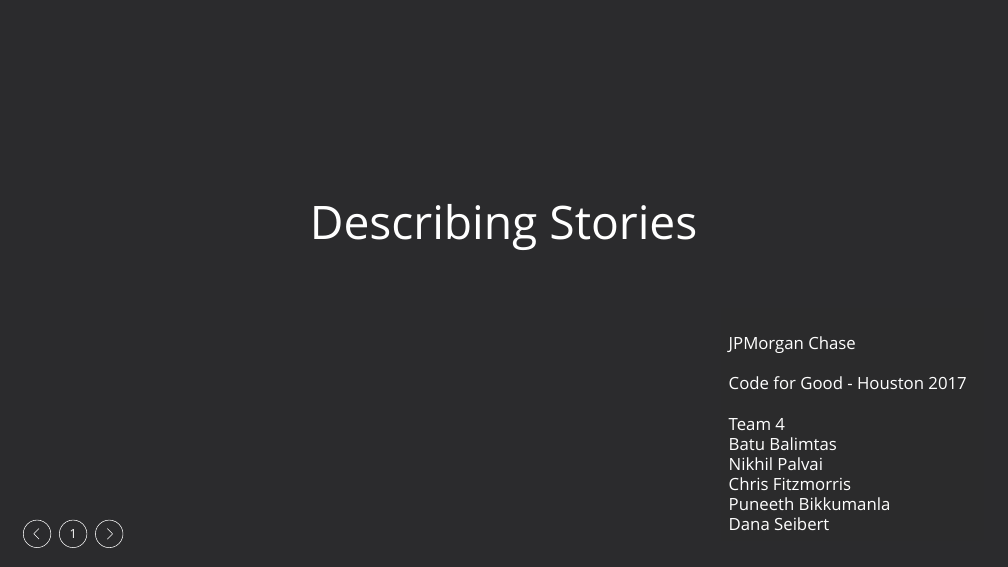
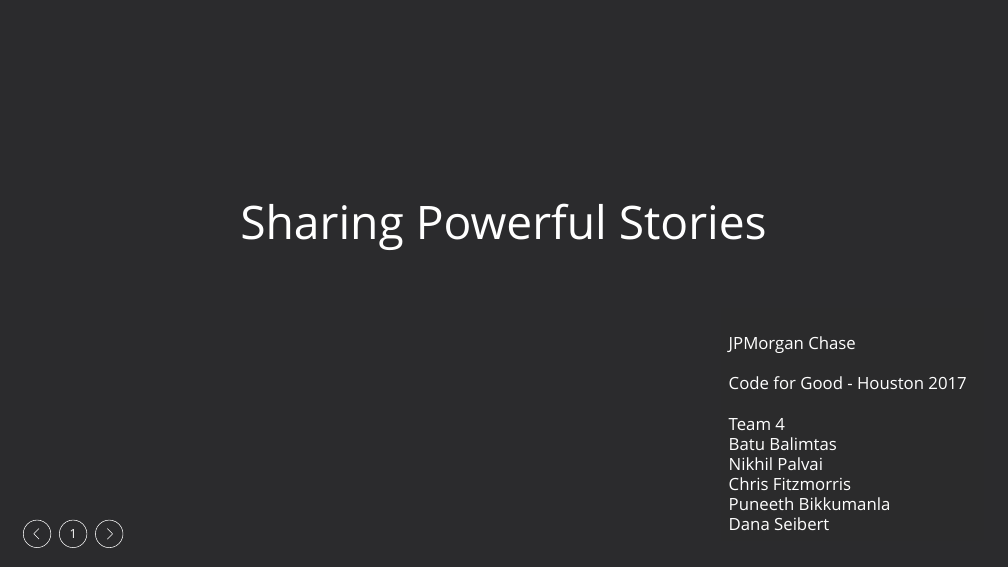
Before and after one commit to Houston17/team-4, a slide deck: slide 1 of Final Presentation.pptx. Drawn at 1008x567 pixels with LibreOffice and Linux fonts; fonts in the diff are those of the drawing; background and template pictures are left out. Boxes give left, top, right and bottom in pixels: in the first picture for what was removed or moved away, otherwise in the second. Text is boxed around its words. In the diff, an @@ line names an element or a change of style, - is before the commit and + after.

```diff
--- a/Final Presentation.pptx
+++ b/Final Presentation.pptx
@@ text at (240,203,767,250): text changed @@
-Describing Stories
+Sharing Powerful Stories
```
Also in this commit, not shown: 2 other files.
